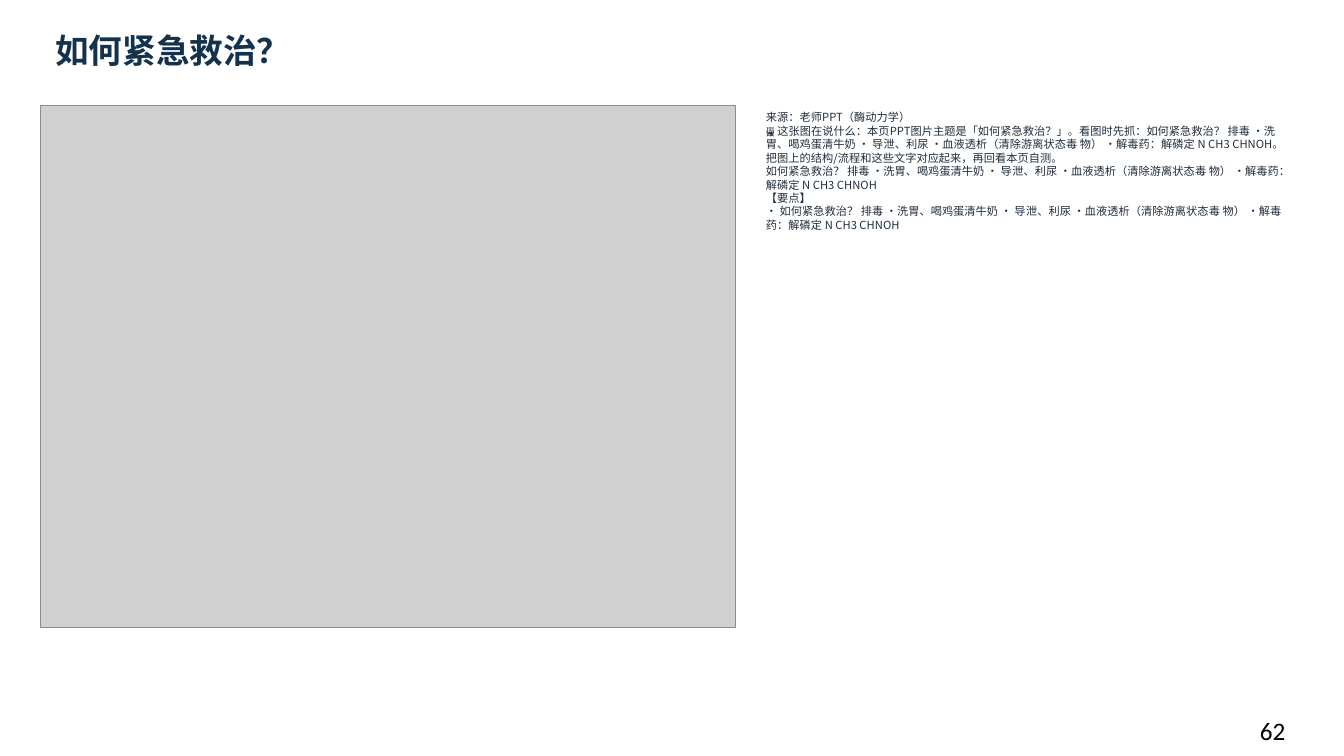
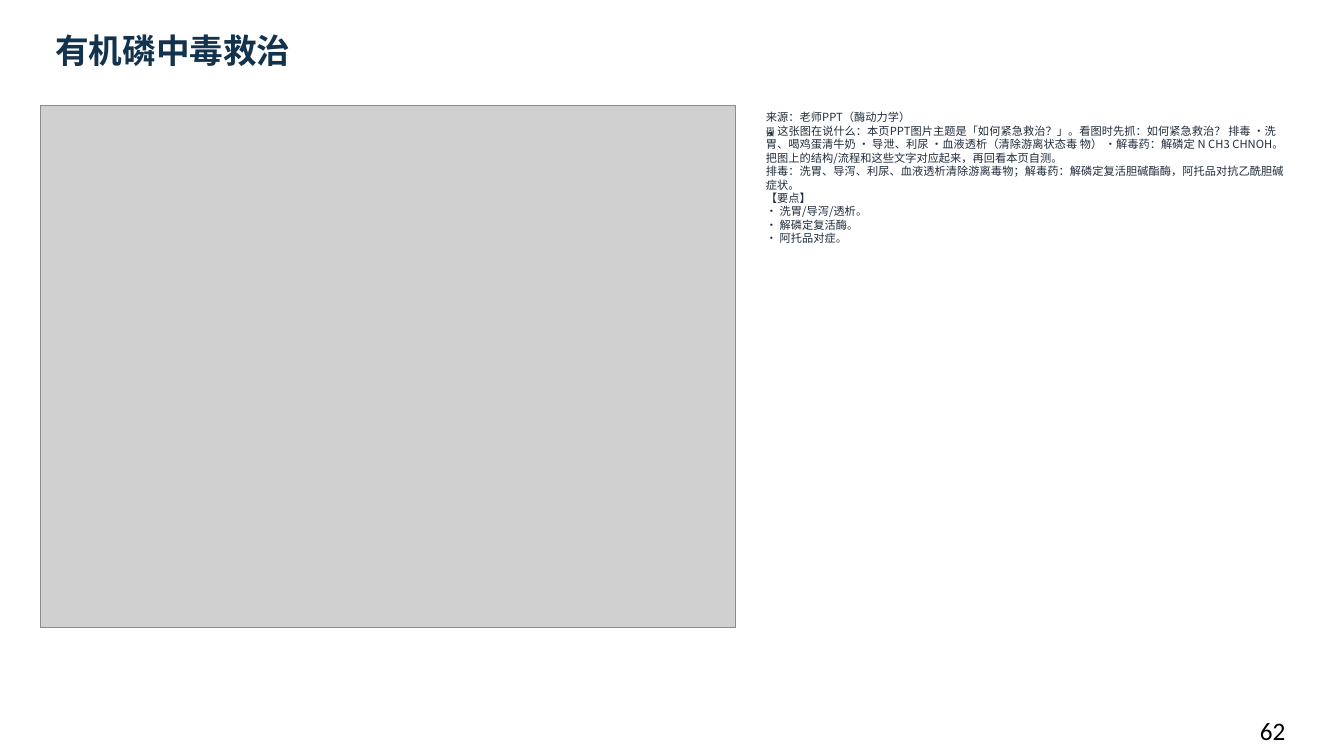
Before and after one commit to newkan-li/Biochemistry, a slide deck: slide 62 of downloads/bc07-ai-style.pptx. Drawn at 1344x756 pixels with LibreOffice and Linux fonts; fonts in the diff are those of the drawing; grey boxes stand for pictures. Boxes give left, top, right and bottom in pixels: in the first picture for what was removed or moved away, otherwise in the second. Text is boxed around its words. In the diff, an @@ line names an element or a change of style, - is before the commit and + after.

```diff
--- a/downloads/bc07-ai-style.pptx
+++ b/downloads/bc07-ai-style.pptx
@@ text at <box>55,34,290,66</box>: text changed @@
-如何紧急救治？
+有机磷中毒救治
@@ text at <box>766,111,1284,243</box>: text changed @@
-来源：老师PPT（酶动力学）
-🖼 这张图在说什么：本页PPT图片主题是「如何紧急救治？」。看图时先抓：如何紧急救治？ 排毒 •洗胃、喝鸡蛋清牛奶 • 导泄、利尿 •血液透析（清除游离状态毒 物） •解毒药：解磷定 N CH3 CHNOH。把图上的结构/流程和这些文字对应起来，再回看本页自测。
-如何紧急救治？ 排毒 •洗胃、喝鸡蛋清牛奶 • 导泄、利尿 •血液透析（清除游离状态毒 物） •解毒药：解磷定 N CH3 CHNOH
-【要点】
-• 如何紧急救治？ 排毒 •洗胃、喝鸡蛋清牛奶 • 导泄、利尿 •血液透析（清除游离状态毒 物） •解毒药：解磷定 N CH3 CHNOH
+来源：老师PPT（酶动力学）
+🖼 这张图在说什么：本页PPT图片主题是「如何紧急救治？」。看图时先抓：如何紧急救治？ 排毒 •洗胃、喝鸡蛋清牛奶 • 导泄、利尿 •血液透析（清除游离状态毒 物） •解毒药：解磷定 N CH3 CHNOH。把图上的结构/流程和这些文字对应起来，再回看本页自测。
+排毒：洗胃、导泻、利尿、血液透析清除游离毒物；解毒药：解磷定复活胆碱酯酶，阿托品对抗乙酰胆碱症状。
+【要点】
+• 洗胃/导泻/透析。
+• 解磷定复活酶。
+• 阿托品对症。
```
Also in this commit, not shown: 44 other slides changed, 5 other files.
